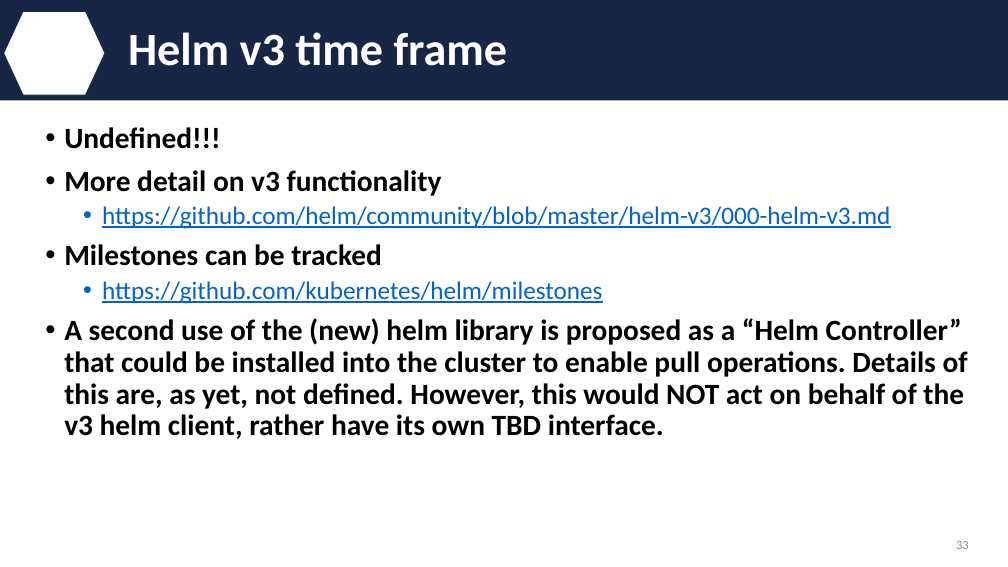
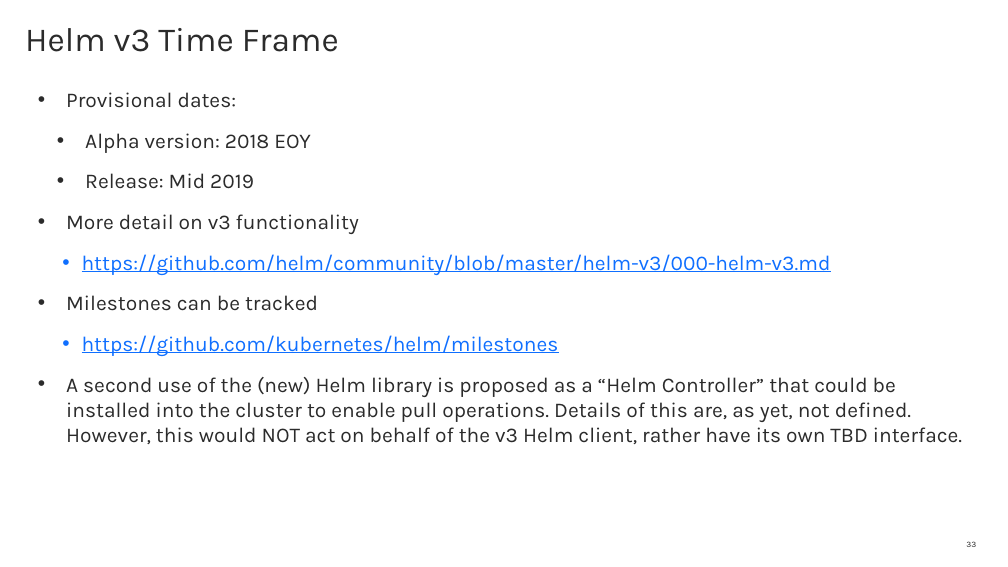
Before and after one commit to IBM/helm101, a slide deck: slide 33 of presentation/Helm.pptx. Drawn at 1008x567 pixels with LibreOffice and Linux fonts; fonts in the diff are those of the drawing; background and template pictures are left out. Boxes give left, top, right and bottom in pixels: in the first picture for what was removed or moved away, otherwise in the second. Text is boxed around its words. In the diff, an @@ line names an element or a change of style, - is before the commit and + after.

```diff
--- a/presentation/Helm.pptx
+++ b/presentation/Helm.pptx
@@ rectangle removed at <box>0,0,1008,101</box> @@
@@ hexagon removed at <box>4,11,105,95</box> @@
@@ title at <box>25,28,339,52</box>: text changed; size 44 to 32 pt; font Calibri to Karla; text colour #FFFFFF to #2B2B2B; bold off @@
-Helm v3 time frame
+Helm v3 Time Frame
@@ title "Helm v3 Time Frame" at <box>25,28,339,52</box>: vertical alignment middle to top @@
@@ text "Provisional dates:": place and size @@
-text "Provisional dates:" at <box>64,127,968,439</box>
+text "Provisional dates:" at <box>66,92,962,444</box>
@@ text at <box>66,92,311,189</box>: text changed; size 28 to 20 pt; font Calibri to Karla; text colour #000000 to #2B2B2B; bold off @@
-• Undefined!!!
+• Provisional dates:
+  • Alpha version: 2018 EOY
+  • Release: Mid 2019
@@ text at <box>66,214,831,356</box>: size 28 to 20 pt, text colour #000000 to #2B2B2B, bold off in "More detail on v3 functionality", "Milestones can be tracked"; font Calibri to Karla in "More detail on v3 functionality", "https://github.com/helm/community/blob/master/helm-v3/000-he ...", "Milestones can be tracked", "https://github.com/kubernetes/helm/milestones"; size 24 to 20 pt, text colour #0563C1 to #0F6FFF in "https://github.com/helm/community/blob/master/helm-v3/000-he ...", "https://github.com/kubernetes/helm/milestones"; indent changed; line spacing 0.9 to 1; more space between paragraphs; bullet colour #000000 to #2B2B2B; list level 2 to 3 in "https://github.com/helm/community/blob/master/helm-v3/000-he ..."; list level 2 to 3 in "https://github.com/kubernetes/helm/milestones" @@
@@ text at <box>66,377,962,444</box>: text changed; size 28 to 20 pt; font Calibri to Karla; text colour #000000 to #2B2B2B; bold off @@
-• A second use of the (new) helm library is proposed as a “Helm Controller” that could be installed into the cluster to enable pull operations. Details of this are, as yet, not defined. However, this would NOT act on behalf of the v3 helm client, rather have its own TBD interface.
+• A second use of the (new) Helm library is proposed as a “Helm Controller” that could be installed into the cluster to enable pull operations. Details of this are, as yet, not defined. However, this would NOT act on behalf of the v3 Helm client, rather have its own TBD interface.
@@ page number at <box>966,541,976,547</box>: size 12 to 8 pt, font Calibri to Karla, text colour #8C8C8C to #2B2B2B @@
```
Also in this commit, not shown: 40 other slides changed, 9 slides added, 3 slides removed.
